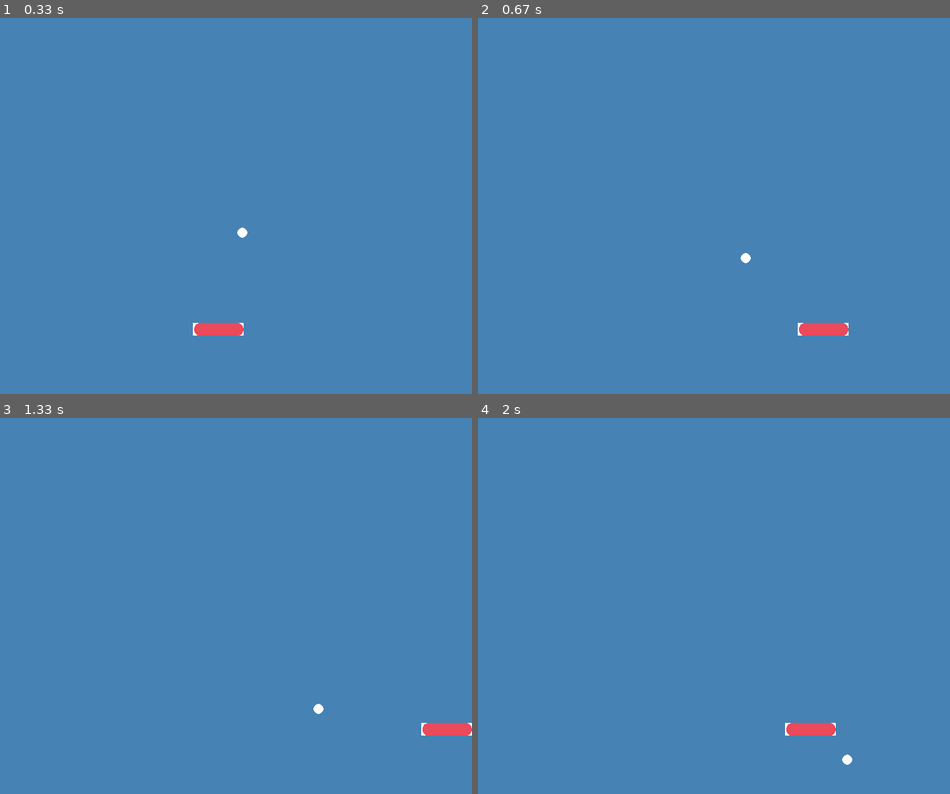
Above: before the commit, frames 1-4 (two rows, left to right).
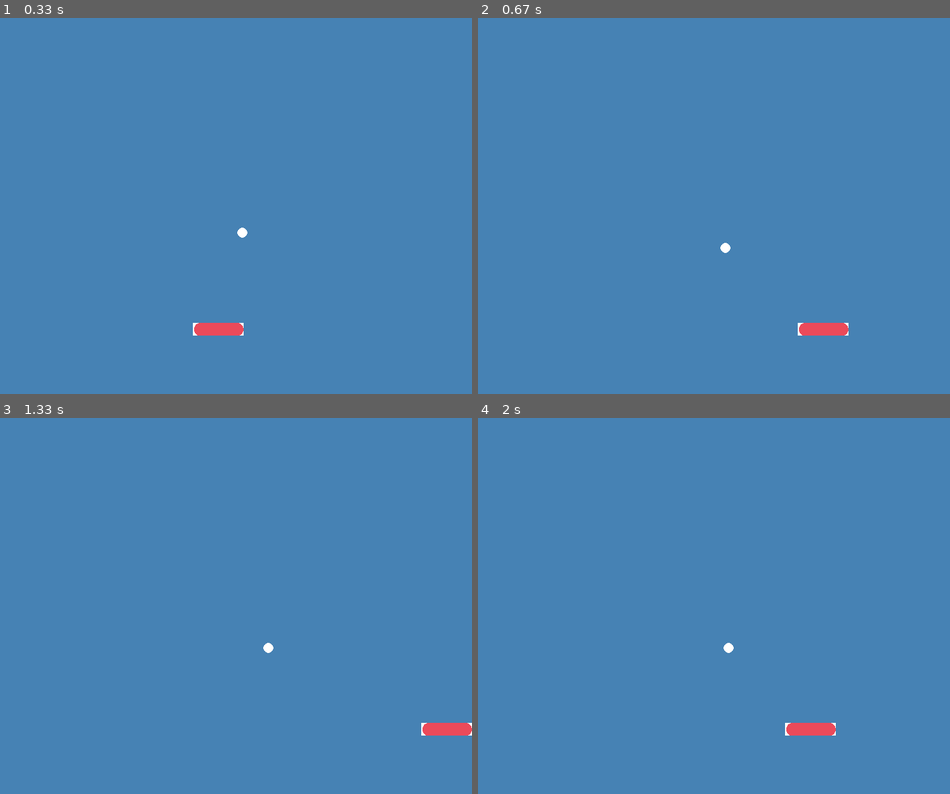
Above: after the commit, the same moments.

Repository: nasif92/Projects
Game: pygame game, started from Pygame_Projects/DEball.py
The game is run twice, just before and just after one commit, with the same random seed, the same clock (stepped at 60 frames per second) and the same inputs.
Inputs:
- Up to frame 1 (0.33 s): no input
- Up to frame 2 (0.67 s): hold Right from 0.33 s (still down)
- Up to frame 3 (1.33 s): release Right at 0.8 s; hold Right 0.83-1.3 s
- Up to frame 4 (2 s): hold Left 1.33-1.87 s; hold Left from 1.9 s (still down)

Frame 1 is identical in both runs. In frame 2, less than 0.1% of the frame differs, in the area x 51-58%, y 59-66%; in frame 3, less than 0.1%; in frame 4, less than 0.1%.

Commit message:
bugs left for bouncing off paddle

Diff:
--- a/Pygame_Projects/DEball.py
+++ b/Pygame_Projects/DEball.py
@@ -1,4 +1,5 @@
 import pygame
+import random
 
 # starting pygame
 pygame.init()
@@ -25,17 +26,23 @@
    paddleImg = pygame.image.load('rect.jpg')
    paddle_width = 20
    paddle_length = 80
-
+   x_pos = 0
+   y_pos = 0
    # scaling it down for window
    paddleImg = pygame.transform.scale(paddleImg, (paddle_length, paddle_width))
    if x + velocity < 0:
       gameDisplay.blit(paddleImg, (0,y))
+      y_pos = y
    elif x + velocity > display_width - paddle_length:
       gameDisplay.blit(paddleImg, ( display_width - paddle_length , y))
-   #if x + velocity < display_width - paddle_length and x + velocity> 0:
+      x_pos = display_width - paddle_length
+      y_pos = y
    else:
       gameDisplay.blit(paddleImg, (x + velocity,y))
       pygame.display.update()
+      x_pos = x + velocity
+      y_pos = y
+   return x_pos,y_pos
 
 
 
@@ -52,9 +59,9 @@
       pygame.draw.circle(self.surface, self.color,self.pos,self.radius)
 
    def bounce(self):
-      # self.velocity[0] = -self.velocity[0]
-      # self.velocity[1] = randint(-8,8)
-      pass
+      self.speed[1] = -self.speed[1]
+      self.speed[0] = random.randint(-8,8)
+
    def move(self):
       size = [display_width,display_height]
       for coord in range(0,2):
@@ -63,8 +70,12 @@
             self.speed[coord] = -self.speed[coord]
          if self.pos[coord] + self.radius > size[coord]:
             self.speed[coord] = -self.speed[coord]
+   def positions(self):
+      return self.pos
 
-
+def bounce_the_ball(radius,ball_x, ball_y, paddle_x, paddle_y):
+   if ball_y + radius <= paddle_y and ball_x + radius <= paddle_x:
+      return True
 
 
 def main():
@@ -90,17 +101,20 @@
       if key_list[pygame.K_RIGHT]:
          x_change += 10
       gameDisplay.fill(backgroundColor)
-      paddle(x_change)
-      x = round(display_width/2)
-      y = round(display_height/2)
+      paddle_x,paddle_y = paddle(x_change)
 
-      # the DE ball
+
+      # the DE ball being drawn and moved
       DEBall.draw()
-
       DEBall.move()
 
+      ball_x, ball_y = DEBall.positions()
+      if bounce_the_ball(8,ball_x,ball_y, paddle_x, paddle_y):
+         DEBall.bounce()
 
-      pygame.display.flip()
+
+
+      pygame.display.update()
       clock.tick(60)
 
    pygame.quit()
